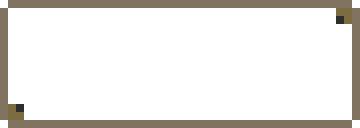
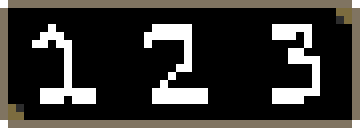
Layered file, before and after one edit (w=360, h=128). Changes by layer:
painted on "Layer 1" over box(8, 8, 352, 120)
